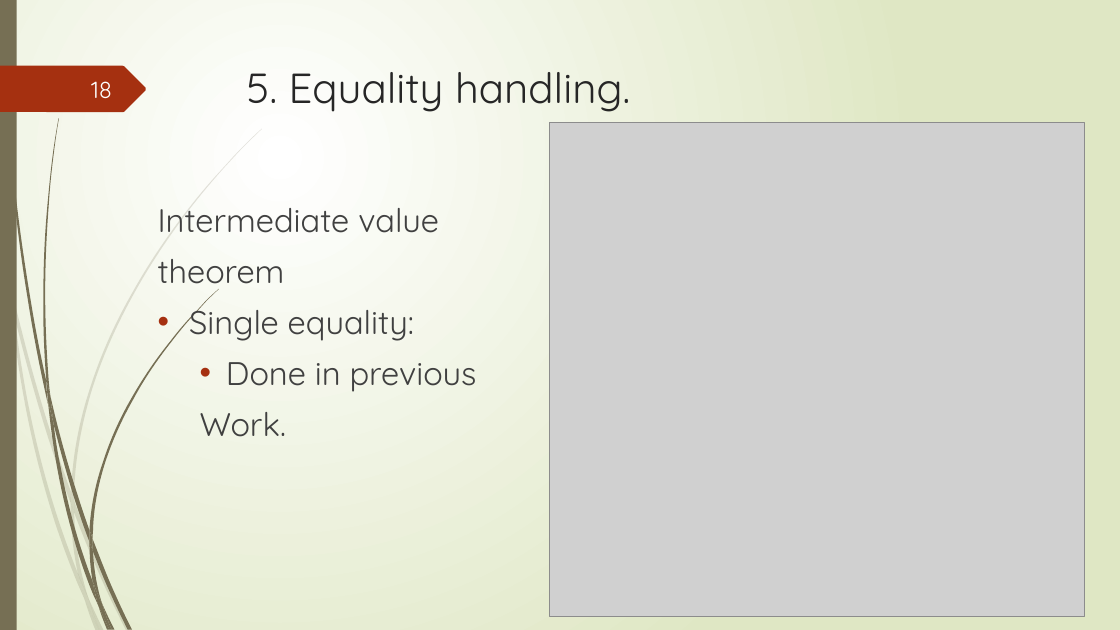
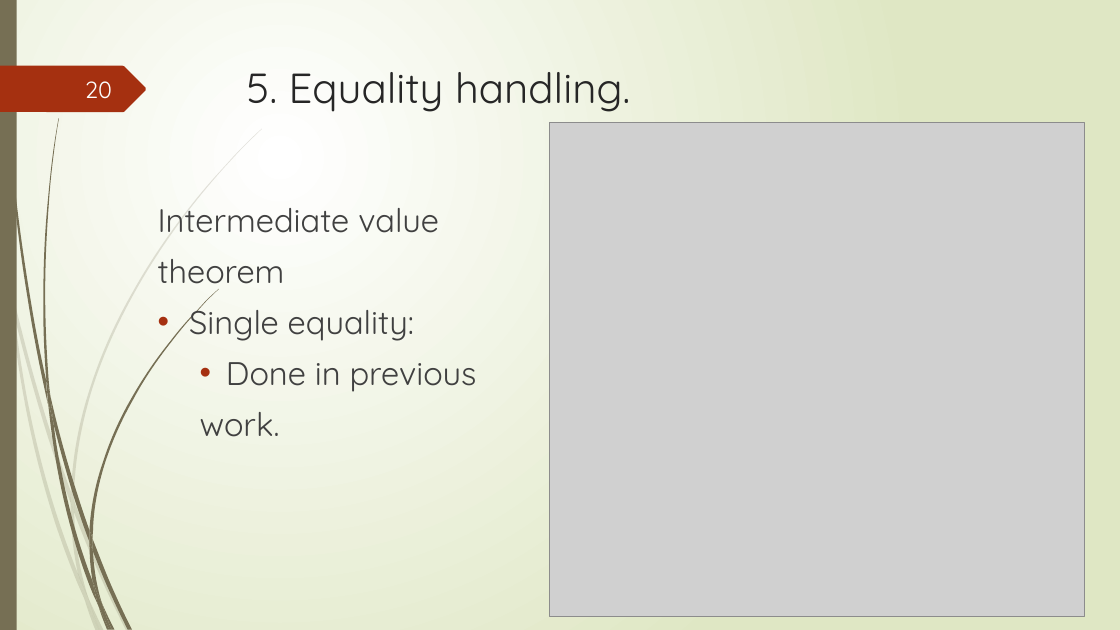
Before and after one commit to tungvx/raSAT, a slide deck: slide 20 of report/midterm.pptx (slide 18 before the commit). Drawn at 1120x630 pixels with LibreOffice and Linux fonts; fonts in the diff are those of the drawing; grey boxes stand for pictures. Boxes give left, top, right and bottom in pixels: in the first picture for what was removed or moved away, otherwise in the second. Text is boxed around its words. In the diff, an @@ line names an element or a change of style, - is before the commit and + after.

```diff
--- a/report/midterm.pptx
+++ b/report/midterm.pptx
@@ page number at (85,81,112,99): text changed @@
-18
+20
@@ text at (200,412,280,437): text changed @@
-  Work.
+  work.
```
Also in this commit, not shown: 8 other slides changed, 7 slides added, 3 slides removed, 5 other files.
